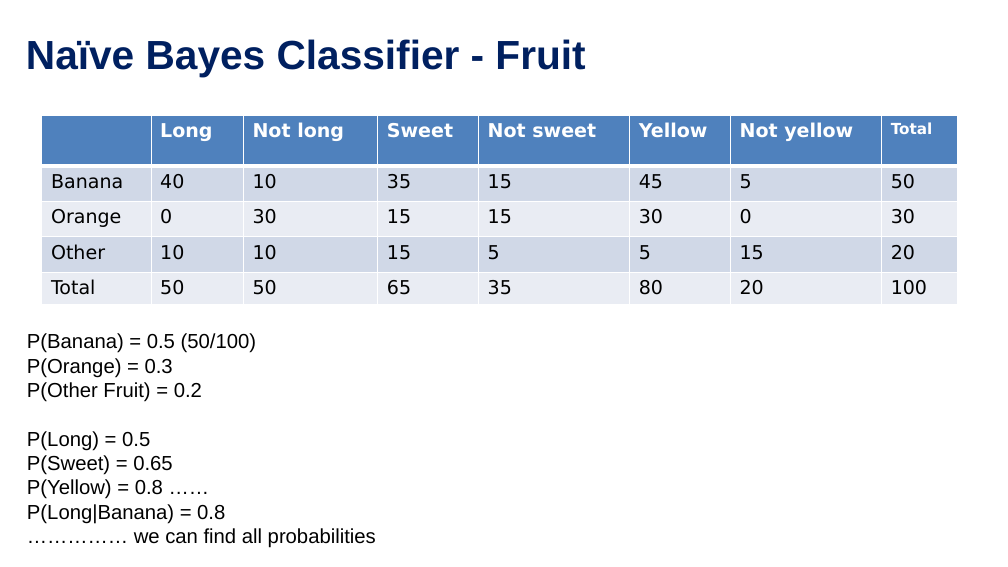
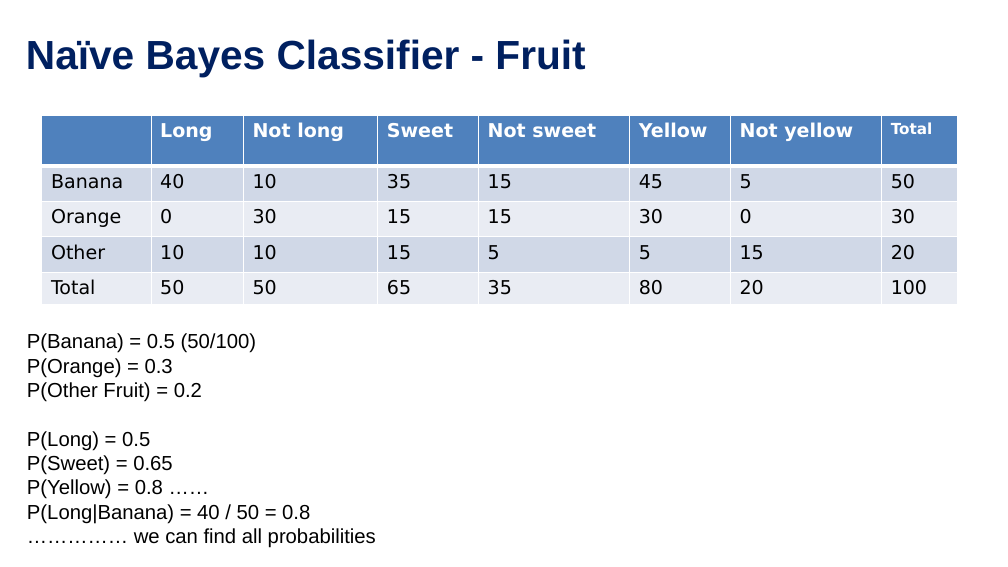
Before and after one commit to ashishjain1547/dataAnalyticsCourse, a slide deck: slide 10 of slides/(10) naive bayes classifier/naive bayes classifier.odp. Drawn at 1008x567 pixels with LibreOffice and Linux fonts; fonts in the diff are those of the drawing. Boxes give left, top, right and bottom in pixels: in the first picture for what was removed or moved away, otherwise in the second. Text is boxed around its words. In the diff, an @@ line names an element or a change of style, - is before the commit and + after.

```diff
--- a/slides/(10) naive bayes classifier/naive bayes classifier.odp
+++ b/slides/(10) naive bayes classifier/naive bayes classifier.odp
@@ text at (27, 504, 310, 524): text changed @@
-P(Long|Banana) = 0.8
+P(Long|Banana) = 40 / 50 = 0.8
```
Also in this commit, not shown: 5 other slides changed, 27 other files.
